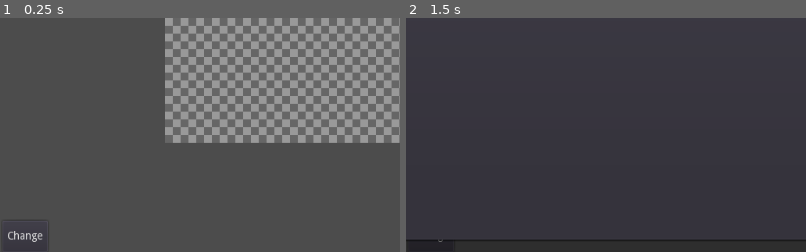
Above: before the commit, frames 1-2 (left to right).
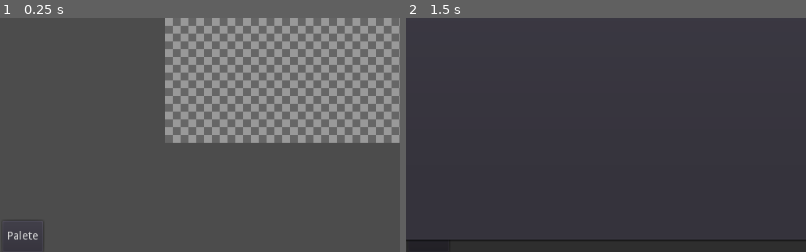
Above: after the commit, the same moments.

Repository: LukeSSJ/yokai
Game: Godot game, scene res://Main.tscn
The game is run twice, just before and just after one commit, with the same random seed, the same clock (stepped at 60 frames per second) and the same inputs.
Inputs:
- Up to frame 1 (0.25 s): no input
- Up to frame 2 (1.5 s): click "Change" (after the commit: "Palete") at 0.5 s; click "Pencil" at 1.25 s
The pictures show only the part of the screen within x 14-64%, y 50-100%; the shares and areas given below are measured in that part.

The runs differ from the first frame. In frame 1, 0.2% of the frame differs, in the area x 2-11%, y 91-96%; in frame 2, less than 0.1%.

Commit message:
Tidying code

Diff:
--- a/autoload/Global.gd
+++ b/autoload/Global.gd
@@ -1,6 +1,6 @@
 extends Node
 
-const SESSION_FILE = ".gsprite"
+const SESSION_FILE := ".gsprite"
 
 var Main : Node
 var Canvas : Node
--- a/canvas/Canvas.gd
+++ b/canvas/Canvas.gd
@@ -5,17 +5,17 @@
 signal update_size
 signal update_cursor
 
-const MAX_UNDOS : int = 10
-
-var title : String
-var image_file : String
-var image_name : String
+const MAX_UNDOS := 10
+
+var title := ""
+var image_file := ""
+var image_name := ""
 var image_size := Vector2(32, 32)
 var image_rect : Rect2
 var image := Image.new()
 var image_preview := Image.new()
 var prev_image := Image.new()
-var zoom_level : float = 10.0
+var zoom_level := 10.0
 var dirty := false
 var blank := false
 var panning := false
@@ -38,7 +38,7 @@
 	update_size()
 
 func mouse_event(event : InputEventMouse) -> void:
-	var mouse_pos : Vector2 = get_global_mouse_position() - position + image_size / 2
+	var mouse_pos := get_global_mouse_position() - position + image_size / 2
 	mouse_pos.x = floor(mouse_pos.x)
 	mouse_pos.y = floor(mouse_pos.y)
 	emit_signal("update_cursor", mouse_pos)
@@ -263,6 +263,7 @@
 	# Limit undos
 	if len(change_list) >= MAX_UNDOS:
 		change_list.pop_front()
+		change_cursor -= 1
 
 	dirty = true
 	blank = false
--- a/dialog/SelectPalete.gd
+++ b/dialog/SelectPalete.gd
@@ -1,6 +1,6 @@
 extends WindowDialog
 
-const PALETE_DIR = "user://paletes"
+const PALETE_DIR := "user://paletes"
 
 signal palete_selected
 
@@ -14,7 +14,8 @@
 	paletes = []
 	var dir := Directory.new()
 	if dir.open(PALETE_DIR) != 0:
-		print("Failed to read " + PALETE_DIR)
+		print("Creating palete folder " + PALETE_DIR)
+		dir.make_dir(PALETE_DIR)
 	dir.list_dir_begin()
 	var file = dir.get_next()
 	while file != "":
--- a/ui/Colors.gd
+++ b/ui/Colors.gd
@@ -12,7 +12,7 @@
 		Colors[i].color = Global.colors[i]
 	ChangePalete.connect("pressed", Command, "select_palete")
 
-func palete_set(palete : Dictionary) -> void:
+func palete_set(palete: Dictionary) -> void:
 	for child in Palete.get_children():
 		child.queue_free()
 	var i := 1
@@ -28,13 +28,13 @@
 		if event.button_index in [1,2]:
 			Command.palete_select(str(palete_index), str(event.button_index - 1))
 
-func color_set(new_color : Color, color_index: int) -> void:
+func color_set(new_color: Color, color_index: int) -> void:
 	Colors[color_index].color = new_color
 	Global.colors[color_index] = new_color
 
-func palete_select_color(palete_number : int, color_index: int) -> void:
+func palete_select_color(palete_number: int, color_index: int) -> void:
 	var i := palete_number - 1
 	if i >= Palete.get_child_count():
 		return
-	var color : Color = Palete.get_child(i).get("custom_styles/panel").bg_color
+	var color: Color = Palete.get_child(i).get("custom_styles/panel").bg_color
 	color_set(color, color_index)
--- a/ui/Colors.tscn
+++ b/ui/Colors.tscn
@@ -15,7 +15,7 @@
 
 [node name="HBox" type="HBoxContainer" parent="."]
 margin_left = 20.0
-margin_right = 202.0
+margin_right = 196.0
 margin_bottom = 40.0
 custom_constants/separation = 20
 
@@ -54,8 +54,8 @@
 
 [node name="ChangePalete" type="Button" parent="HBox"]
 margin_left = 124.0
-margin_right = 182.0
+margin_right = 176.0
 margin_bottom = 40.0
 focus_mode = 0
 enabled_focus_mode = 0
-text = "Change"
+text = "Palete"
